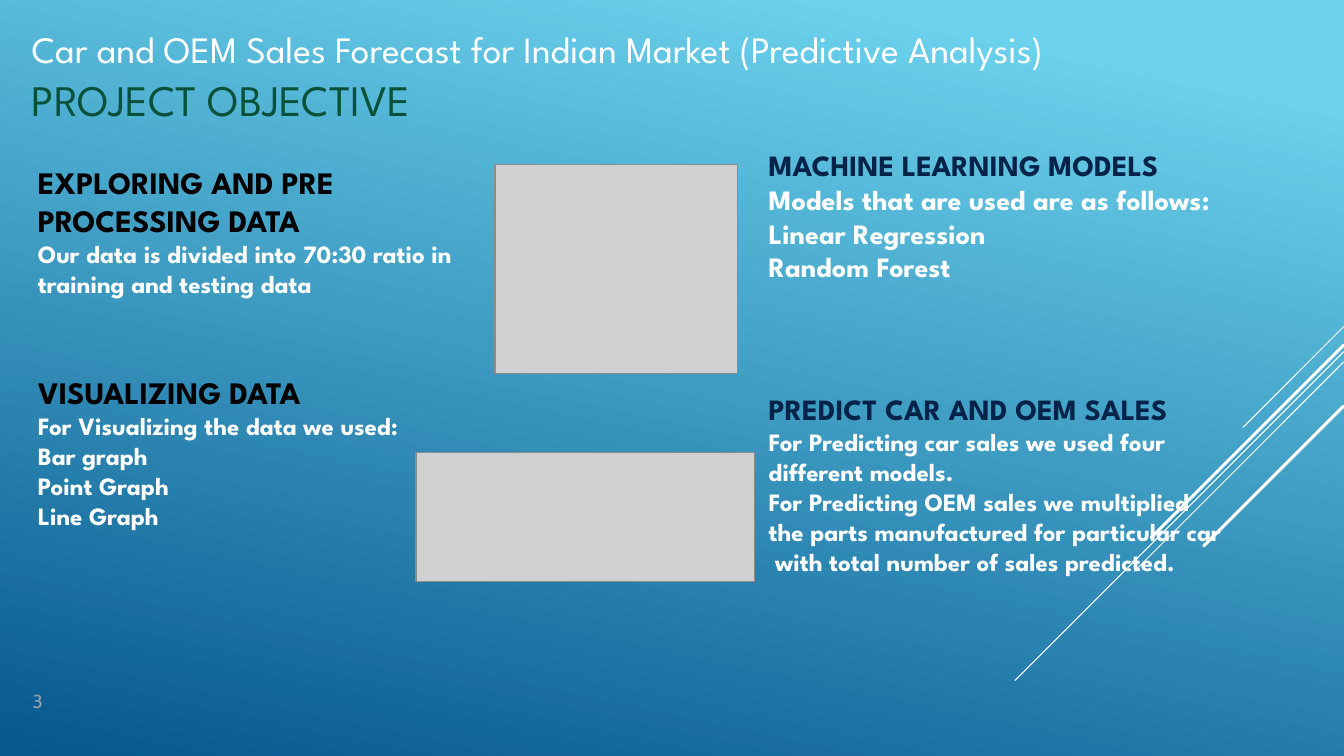
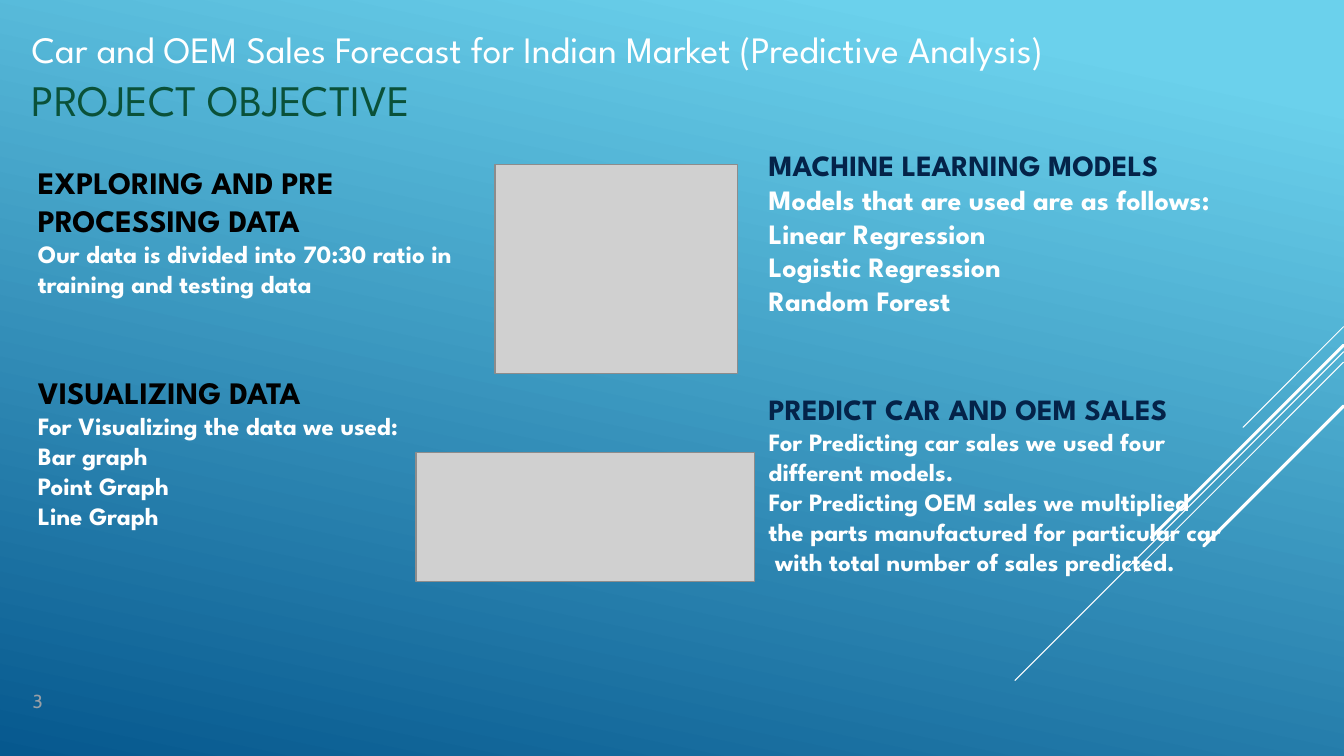
Before and after one commit to ankitparichha/NEWR, a slide deck: slide 3 of NEWPPT.pptx. Drawn at 1344x756 pixels with LibreOffice and Linux fonts; fonts in the diff are those of the drawing; grey boxes stand for pictures. Boxes give left, top, right and bottom in pixels: in the first picture for what was removed or moved away, otherwise in the second. Text is boxed around its words. In the diff, an @@ line names an element or a change of style, - is before the commit and + after.

```diff
--- a/NEWPPT.pptx
+++ b/NEWPPT.pptx
@@ text at (769,249,1001,283): paragraph added @@
+Logistic Regression
```
Also in this commit, not shown: 3 other slides changed, 1 slide removed.
